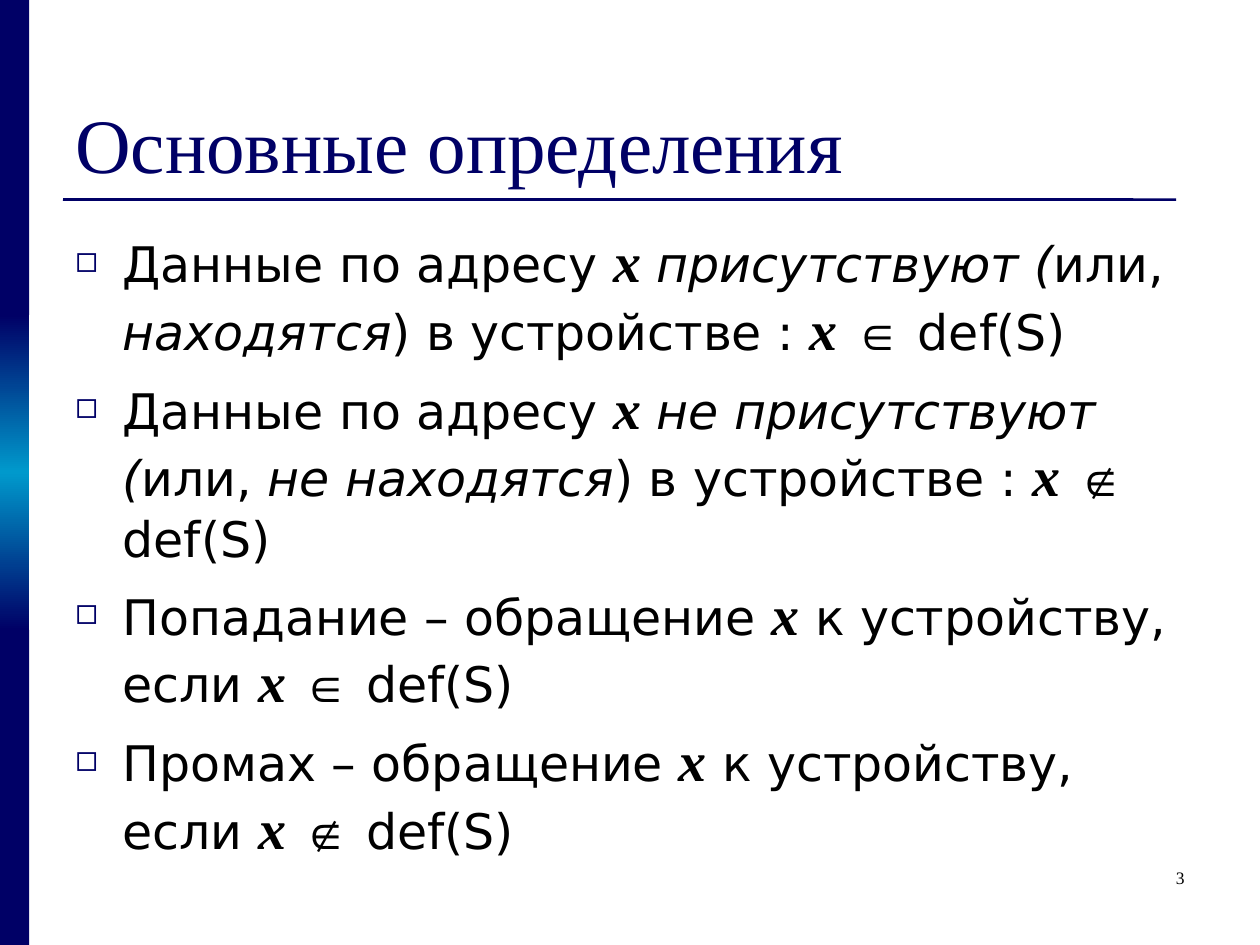
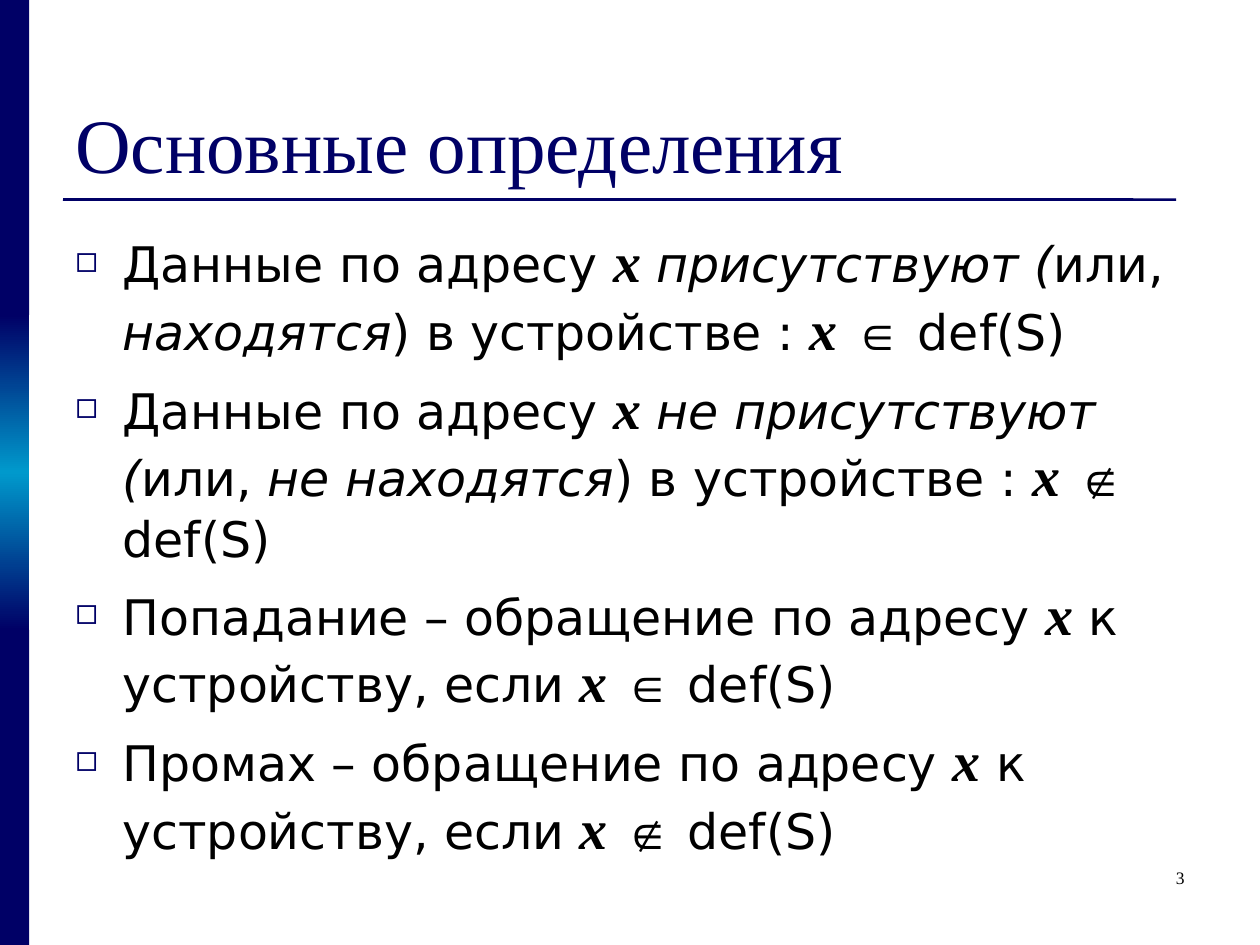
Before and after one commit to kornevgen/tesla-project, a slide deck: slide 3 of papers/THESIS/talks/z2611.ppt. Drawn at 1260x945 pixels with LibreOffice and Linux fonts; fonts in the diff are those of the drawing. Boxes give left, top, right and bottom in pixels: in the first picture for what was removed or moved away, otherwise in the second. Text is boxed around its words. In the diff, an @@ line names an element or a change of style, - is before the commit and + after.

```diff
--- a/papers/THESIS/talks/z2611.ppt
+++ b/papers/THESIS/talks/z2611.ppt
@@ text at [123,597,1119,860]: text changed @@
-◻ Попадание – обращение x к устройству, если x ∈ def(S)
-◻ Промах – обращение x к устройству, если x ∉ def(S)
+◻ Попадание – обращение по адресу x к устройству, если x ∈ def(S)
+◻ Промах – обращение по адресу x к устройству, если x ∉ def(S)
```
Also in this commit, not shown: 4 other slides changed, 4 slides added.
